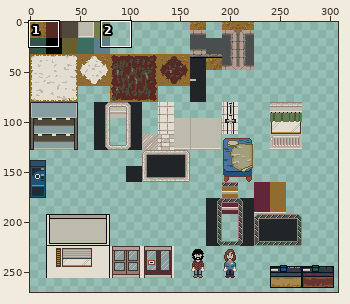
A sprite sheet gets an edit: assets/gfx/tileset.png. The first picture is a wide view before the edit; the outline marks the close-up.
Close-up. The starting point:
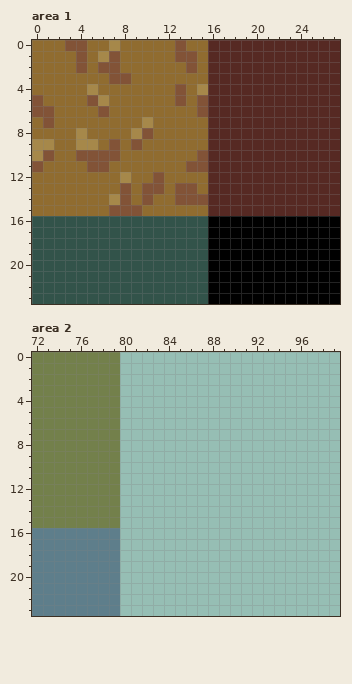
The file is 320x320 pixels. Shown: area 1: x 0..27, y 0..23; area 2: x 72..99, y 0..23. The wide view leaves out empty margins. The commit also changed other parts of the picture, which this record leaves out.
The same view after the edit:
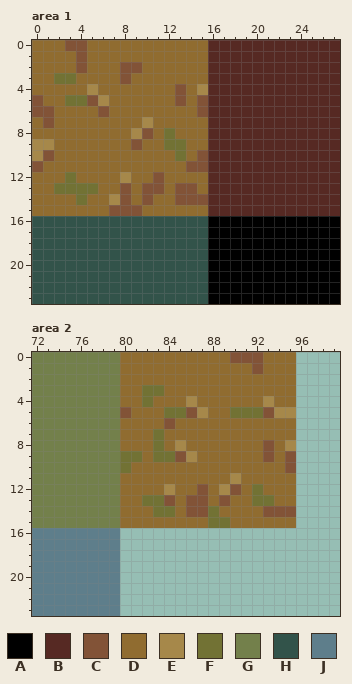
Palette (. is transparent): A #000000  B #562923  C #825337  D #906c30  E #a6884a  F #727234  G #73804b  H #32534a  J #5e7e8b
What changed:
Area 1:
Colour C replaces colour D in row 2 at x 8 to 9.
Colour D replaces colour C in row 0 at x 13; in row 1 at x 7 and 13 to 14; in row 2 at x 6 to 7 and 14; in row 3 at x 7; in row 9 at x 7; in row 10 at x 4 to 7.
Colour D replaces colour C in row 11 at x 5 to 6.
Colour D replaces colour E in row 0 at x 7; in row 1 at x 6; in row 8 at x 4; in row 9 at x 4 to 5.
Colour F replaces colour D in row 3 at x 2 to 3; in row 5 at x 3 to 4; in row 8 at x 12; in row 9 at x 12 to 13; in row 10 at x 13; in row 12 at x 3.
Colour F replaces colour D in row 13 at x 2 to 5; in row 14 at x 4.
Area 2:
Colour C is added in row 0 at x 90 to 92; in row 1 at x 92; in row 5 at x 80, 86 and 93; in row 6 at x 84; in row 8 at x 93; in row 9 at x 85, 93 and 95.
Colour C is added in row 10 at x 95; in row 12 at x 87 and 90; in row 13 at x 84, 86 to 87 and 89; in row 14 at x 86 to 87 and 93 to 95.
Colour D is added in row 0 at x 80 to 89 and 93 to 95; in row 1 at x 80 to 91 and 93 to 95; in row 2 at x 80 to 95; in row 3 at x 80 to 81 and 84 to 95; in row 4 at x 80 to 81, 83 to 85, 87 to 92 and 94 to 95; in row 5 at x 81 to 83 and 88 to 89.
Colour D is added in row 6 at x 80 to 83 and 85 to 95; in row 7 at x 80 to 82 and 84 to 95; in row 8 at x 80 to 82, 84, 86 to 92 and 94; in row 9 at x 82, 87 to 92 and 94; in row 10 at x 81 to 94; in row 11 at x 80 to 89 and 91 to 95.
Colour D is added in row 12 at x 80 to 83, 85 to 86, 88, 91 and 93 to 95; in row 13 at x 80 to 81, 85, 88, 90 to 91 and 94 to 95; in row 14 at x 80 to 82, 85 and 89 to 92; in row 15 at x 80 to 87 and 90 to 95.
Colour E is added in row 4 at x 86 and 93; in row 5 at x 87 and 94 to 95; in row 8 at x 85 and 95; in row 9 at x 86; in row 11 at x 90; in row 12 at x 84 and 89.
Colour F is added in row 3 at x 82 to 83; in row 4 at x 82; in row 5 at x 84 to 85 and 90 to 92; in rows 7 to 8 at x 83; in row 9 at x 80 to 81 and 83 to 84; in row 10 at x 80.
Colour F is added in row 12 at x 92; in row 13 at x 82 to 83 and 92 to 93; in row 14 at x 83 to 84 and 88; in row 15 at x 88 to 89.
Changed places in both close-ups, as pixel boxes (x1, y1, x2, y2):
changed: (54, 40, 197, 205)
added: (120, 352, 296, 528)
